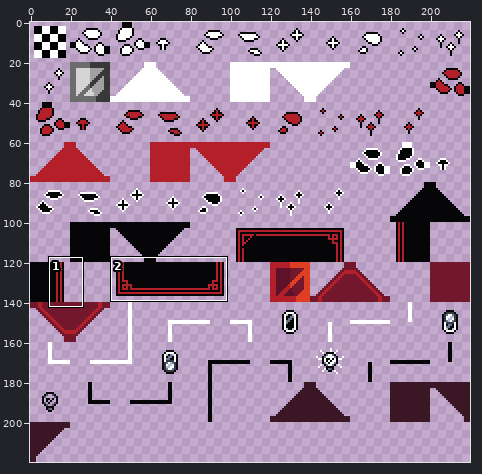
Sprite sheet -- tilesets/t_tiles/output_tileset.png. Above: a wide view before the commit, with the close-up outlined.
Close-up. Old version:
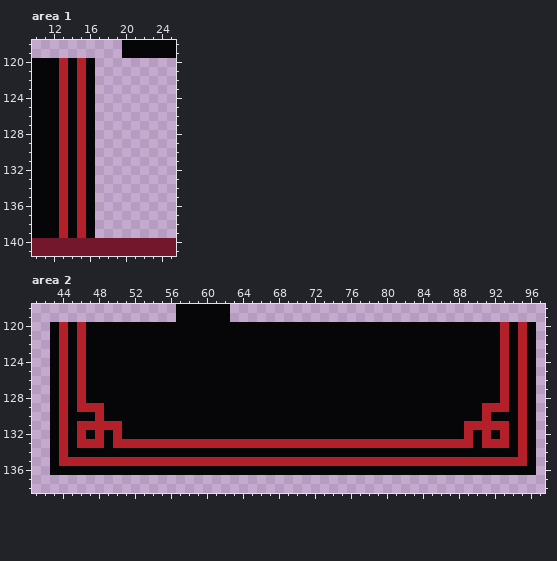
The file is 220x220 pixels. Shown: area 1: x 10..25, y 118..141; area 2: x 41..97, y 118..138. The commit also changed other parts of the picture, which this record leaves out.
And afterwards:
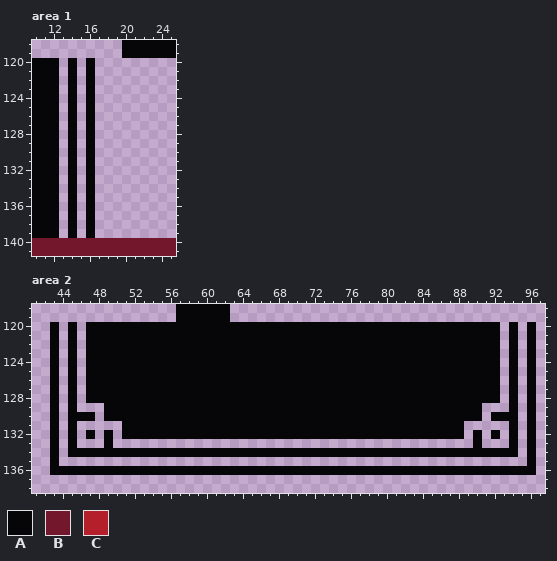
Palette (. is transparent): A #060608  B #73172d  C #b4202a
Change:
Changed rows in their new state; - is an unchanged pixel.
Area 1:
first column x 13:
120 .-.
121 .-.
122 .-.
123 .-.
124 .-.
125 .-.
126 .-.
127 .-.
128 .-.
129 .-.
130 .-.
131 .-.
132 .-.
133 .-.
134 .-.
135 .-.
136 .-.
137 .-.
138 .-.
139 .-.
Area 2:
first column x 44:
120 .-.----------------------------------------------.-.
121 .-.----------------------------------------------.-.
122 .-.----------------------------------------------.-.
123 .-.----------------------------------------------.-.
124 .-.----------------------------------------------.-.
125 .-.----------------------------------------------.-.
126 .-.----------------------------------------------.-.
127 .-.----------------------------------------------.-.
128 .-.----------------------------------------------.-.
129 .-...------------------------------------------...-.
130 .---.------------------------------------------.---.
131 .-.....--------------------------------------.....-.
132 .-.-.-.--------------------------------------.-.-.-.
133 .-...-........................................-...-.
134 .--------------------------------------------------.
135 ....................................................
